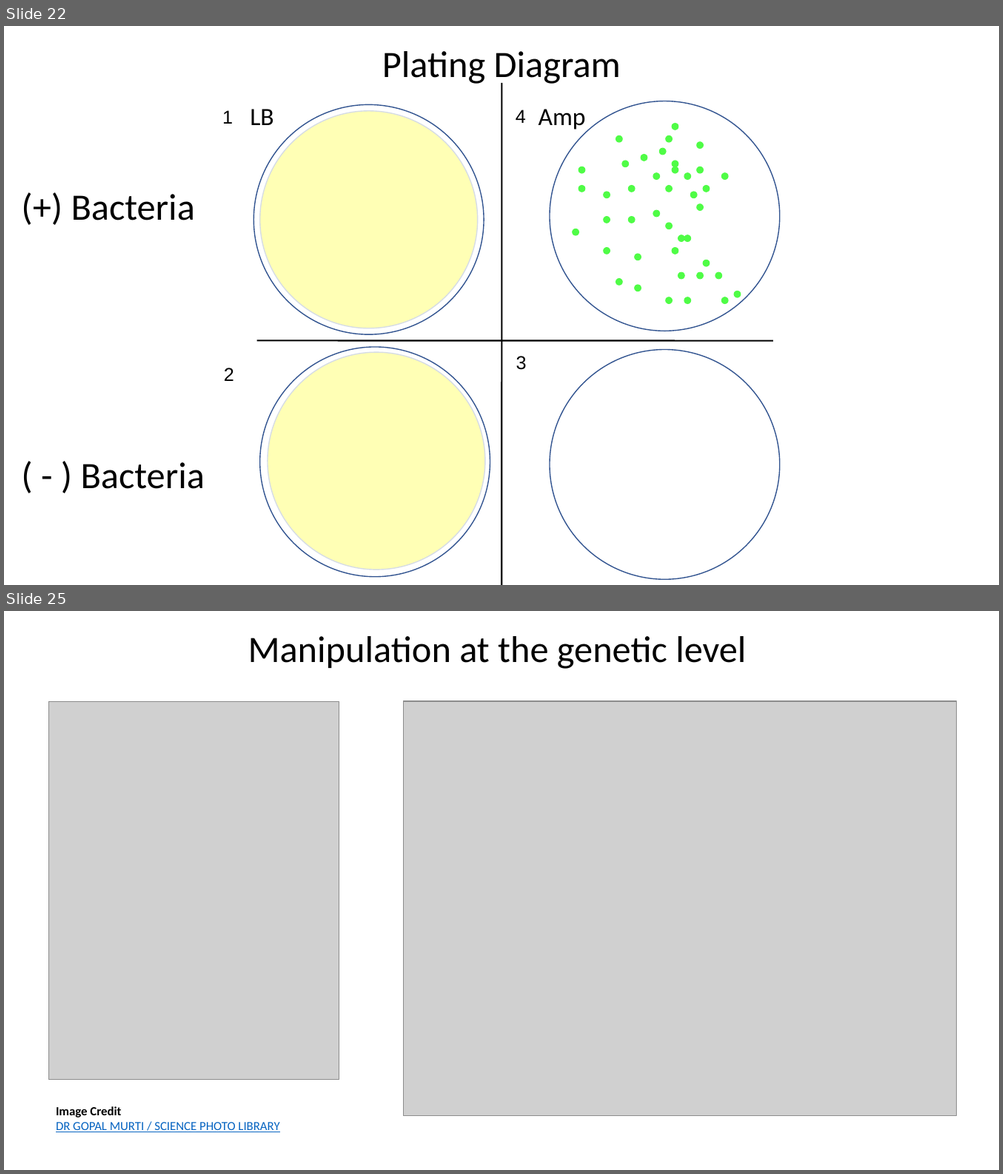
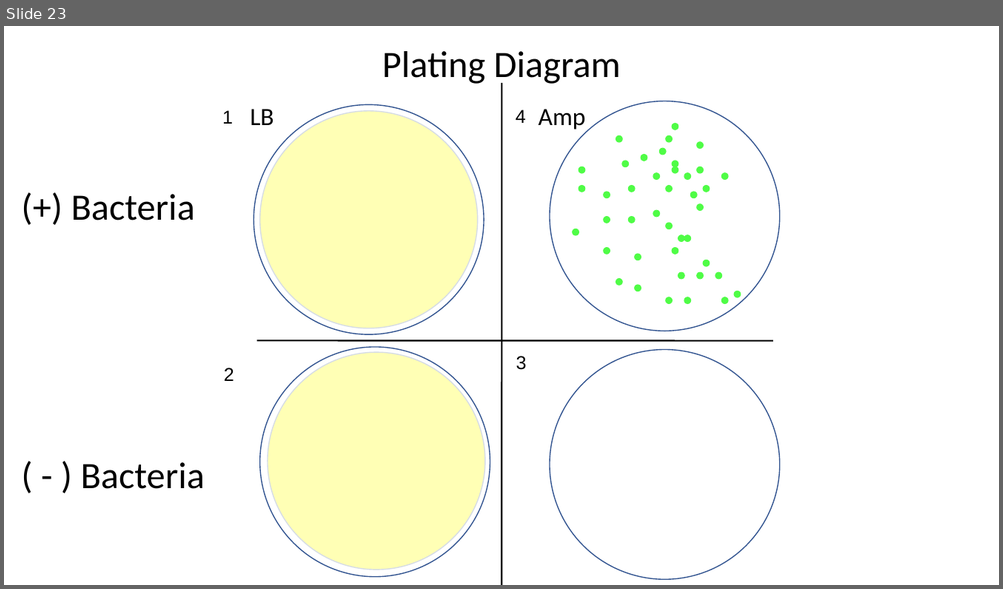
Before and after one commit to JasonJWilliamsNY/science_institute_2021, a slide deck: _includes/slides/bacterial-transformation_II.pptx. Shown one above the other, each under a label of ours: slides 22 and 25 before the commit, slide 23 after it; the slides between them are not shown. The pictures are 1003x1174 and 1003x589 pixels, drawn with LibreOffice and Linux fonts; fonts in the diff are those of the drawing; grey boxes stand for pictures. Boxes give left, top, right and bottom in pixels: in the first picture for what was removed or moved away, otherwise in the second. Text is boxed around its words. In the diff, an @@ line names an element or a change of style, - is before the commit and + after.

```diff
--- a/_includes/slides/bacterial-transformation_II.pptx
+++ b/_includes/slides/bacterial-transformation_II.pptx
@@ slide 25 removed at (4, 611, 999, 1170), background #FFFFFF @@
@@ text removed at (248, 636, 745, 669) @@
-Manipulation at the genetic level
@@ picture removed at (48, 701, 339, 1080) @@
@@ picture removed at (403, 701, 956, 1117) @@
@@ text removed at (56, 1107, 279, 1133) @@
-Image Credit
-DR GOPAL MURTI / SCIENCE PHOTO LIBRARY
@@ what was slide 22 is now slide 23 @@
```
Also in this commit, not shown: 1 slide changed, 9 slides added, 4 other slides removed, 2 other files.
